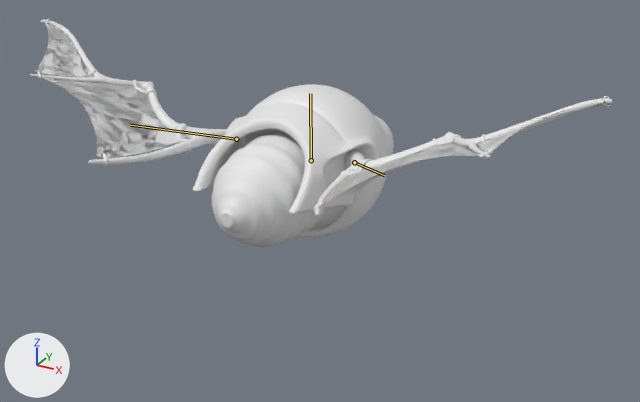
Two versions of the Blender file Assets/Arts/Model/Enemy/BugEnemy.blend, one commit apart.
One viewpoint serves both versions: a camera (50 mm lens) standing at (2.51, -4.45, 1.97) and looking at (0.2, -0.24, -0.14). Every picture has the same lights, and +X, +Y and +Z are marked at lower left. The bones that bend it are drawn over the model as lines.

The first picture shows 'Left Wing', 'Right Wing', 'body'.
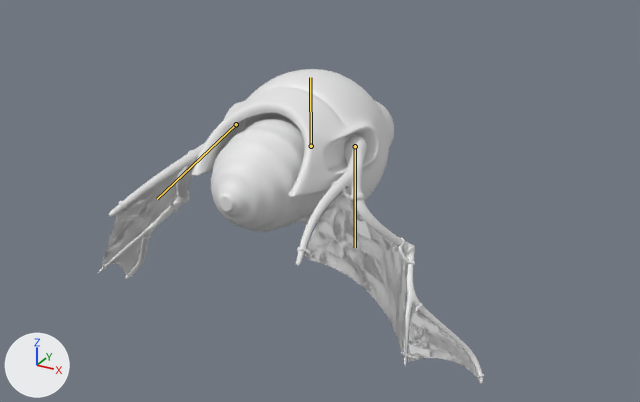
The newer file adds an action. The first version stands in its rest pose; the second is drawn at frame 8 of the action 'Armature Left WingAction.001'.

Scene script edits in JSON lines:
```json
{"block": "bone_bone", "where": "bone_bone = bpy.data.objects['Armature'].pose.bones['Bone']"}
{"op": "set", "path": "bone_bone.location", "old": "(0.0, 0.0, 0.0)", "new": "(0.0, 0.224, 0.0)"}
{"block": "bone_bone_", "where": "bone_bone_ = bpy.data.objects['Armature Left Wing'].pose.bones['Bone']"}
{"op": "set", "path": "bone_bone_.location", "old": "(0.0, 0.0, 0.0)", "new": "(0.0923, 0.0247, 0.0)"}
{"op": "set", "path": "bone_bone_.rotation_quaternion", "old": "(1.0, 0.0, 0.0, 0.0)", "new": "(0.778, -0.125, 0.465, 0.404)", "note": "degrees (0, 0, 0) -> degrees (19, 55, 65)"}
{"block": "bone_bone__", "where": "bone_bone__ = bpy.data.objects['Armature Right Wing'].pose.bones['Bone']"}
{"op": "set", "path": "bone_bone__.location", "old": "(0.0, 0.0, 0.0)", "new": "(-0.0923, 0.0247, 0.0)"}
{"op": "set", "path": "bone_bone__.rotation_quaternion", "old": "(1.0, 0.0, 0.0, 0.0)", "new": "(0.778, -0.125, -0.464, -0.406)", "note": "degrees (0, 0, 0) -> degrees (19, -55, -65)"}
```

What differs and where, as boxes [x1, y1, x2, y2] in the pictures (640 x 402 px):
```json
{"object": "body", "change": "posed", "before": [192, 84, 394, 247], "after": [192, 69, 394, 232]}
{"object": "Right Wing", "change": "posed", "before": [313, 96, 612, 216], "after": [296, 136, 485, 384], "on screen": "37% narrower, 106% taller"}
{"object": "Left Wing", "change": "posed", "before": [29, 19, 247, 166], "after": [98, 119, 246, 279], "on screen": "32% narrower, 9% taller"}
{"bone": "Bone", "before": "(311, 160) to (310, 93)", "after": "(311, 146) to (310, 77)"}
{"bone": "Bone", "before": "(236, 139) to (130, 125)", "after": "(236, 124) to (157, 199)"}
{"bone": "Bone", "before": "(354, 162) to (384, 175)", "after": "(355, 146) to (355, 247)"}
```
